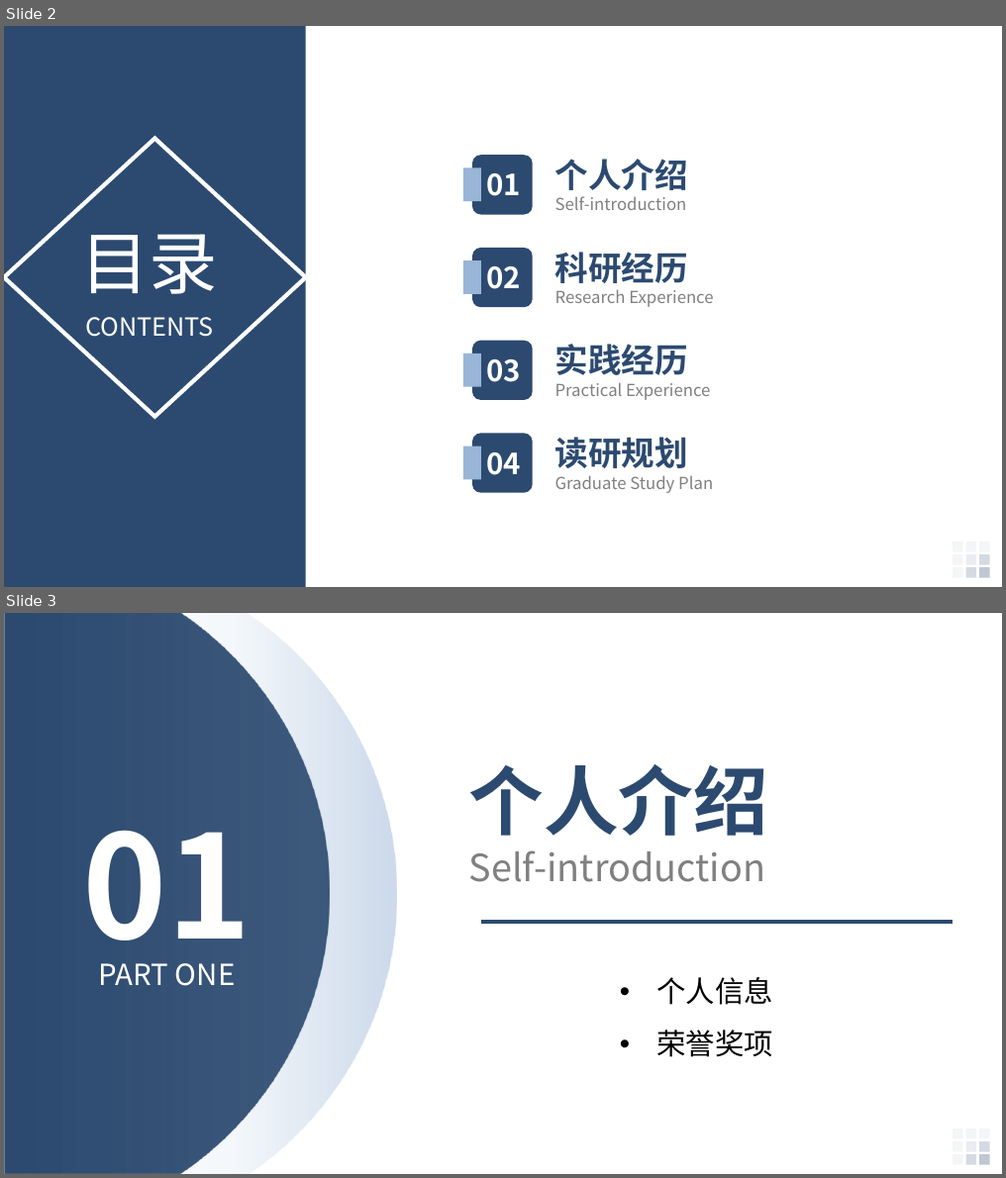
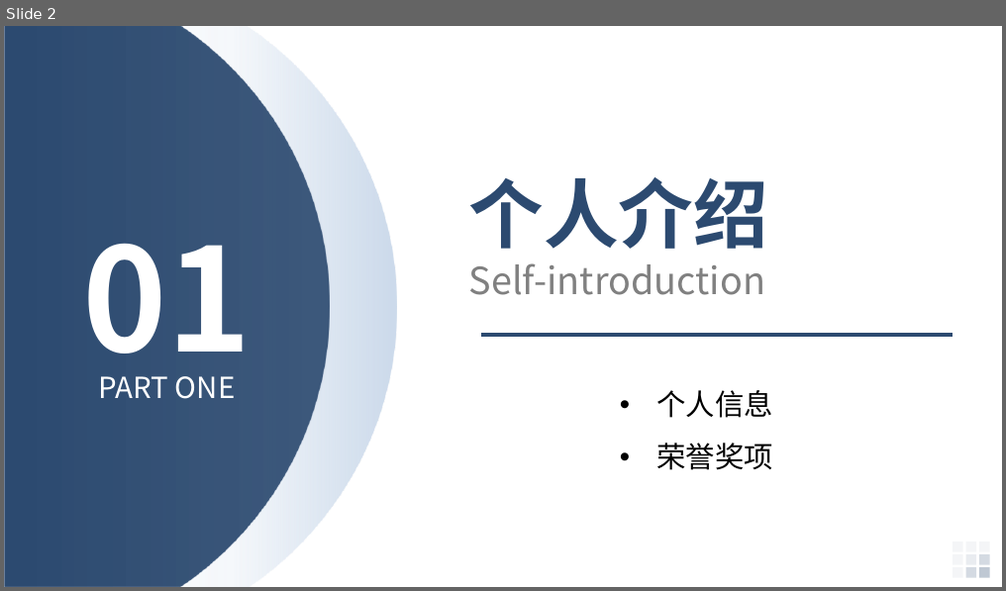
Before and after one commit to xiaofei777/exemption, a slide deck: 面试PPT/历史版本/推免ppt.pptx. Shown one above the other, each under a label of ours: slides 2 and 3 before the commit, slide 2 after it. The pictures are 1006x1178 and 1006x591 pixels, drawn with LibreOffice and Linux fonts; fonts in the diff are those of the drawing. Boxes give left, top, right and bottom in pixels: in the first picture for what was removed or moved away, otherwise in the second. Text is boxed around its words. In the diff, an @@ line names an element or a change of style, - is before the commit and + after.

```diff
--- a/面试PPT/历史版本/推免ppt.pptx
+++ b/面试PPT/历史版本/推免ppt.pptx
@@ slide 2 removed at box(4, 26, 1002, 587), background #FFFFFF @@
@@ rectangle removed at box(4, 26, 306, 587) @@
@@ diamond removed at box(4, 138, 306, 417) @@
@@ group removed at box(463, 155, 688, 215): 2 texts, 1 rounded rectangle, 1 rectangle @@
-01
-个人介绍
-Self-introduction
@@ text removed at box(80, 234, 218, 294) @@
-目录
@@ group removed at box(463, 248, 713, 307): 2 texts, 1 rounded rectangle, 1 rectangle @@
-02
-科研经历
-Research Experience
@@ text removed at box(85, 317, 213, 337) @@
-CONTENTS
@@ group removed at box(463, 341, 710, 400): 2 texts, 1 rounded rectangle, 1 rectangle @@
-03
-实践经历
-Practical Experience
@@ group removed at box(463, 433, 713, 493): 2 texts, 1 rounded rectangle, 1 rectangle @@
-04
-读研规划
-Graduate Study Plan
@@ group removed at box(952, 542, 990, 578): 9 rectangles @@
@@ what was slide 3 is now slide 2 @@
```
Also in this commit, not shown: 9 slides changed, 2 other slides removed, 4 other files.
